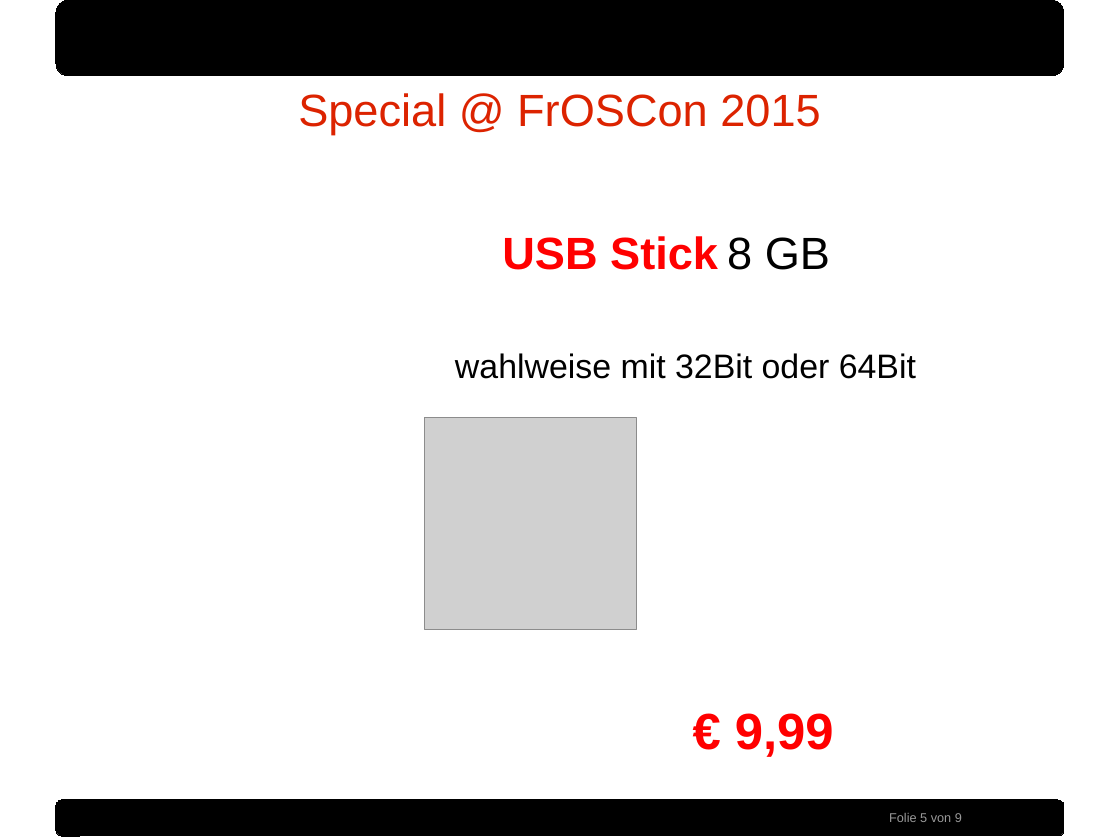
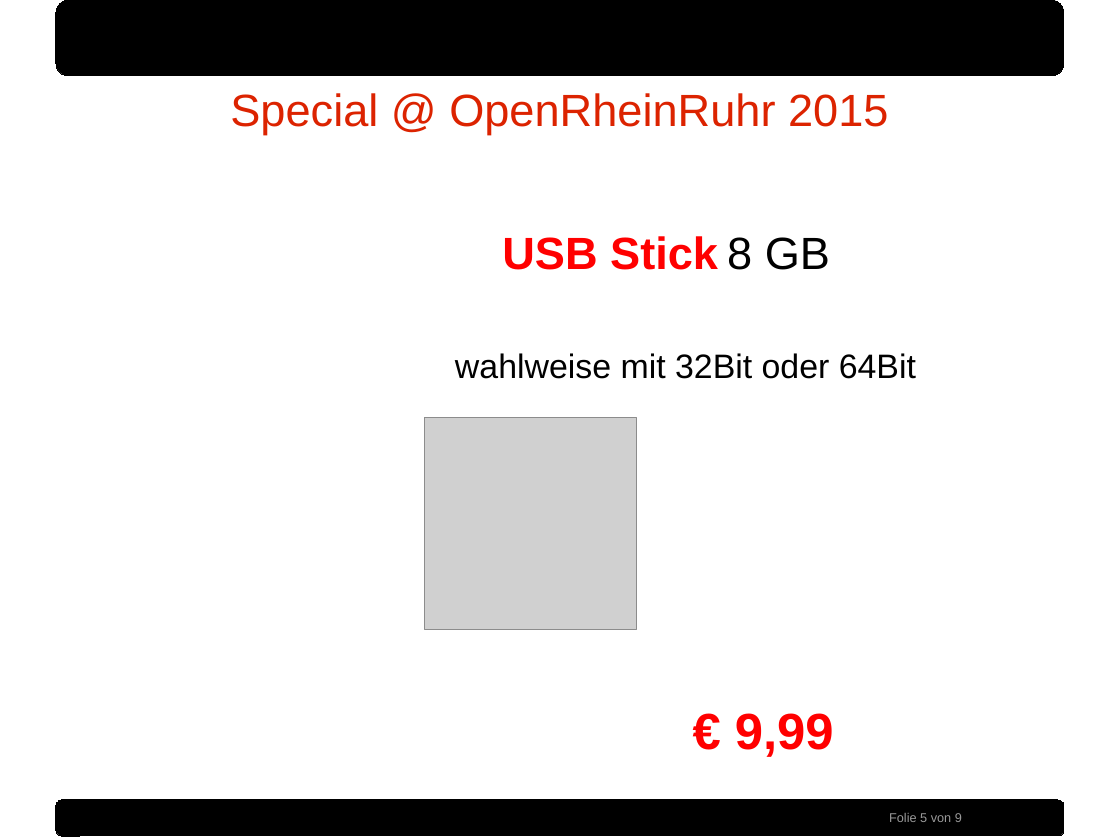
Before and after one commit to sidux-ev/praesentation, a slide deck: slide 5 of bin/orr2015.odp. Drawn at 1120x840 pixels with LibreOffice and Linux fonts; fonts in the diff are those of the drawing; grey boxes stand for pictures; background and template pictures are left out. Boxes give left, top, right and bottom in pixels: in the first picture for what was removed or moved away, otherwise in the second. Text is boxed around its words. In the diff, an @@ line names an element or a change of style, - is before the commit and + after.

Commit message:
Typos, change FrOSCon to OpenRheinRuhr

```diff
--- a/bin/orr2015.odp
+++ b/bin/orr2015.odp
@@ text at <box>230,93,888,134</box>: text changed @@
-Special @ FrOSCon 2015
+Special @ OpenRheinRuhr 2015
```
Also in this commit, not shown: 5 other slides changed, 2 other files.
